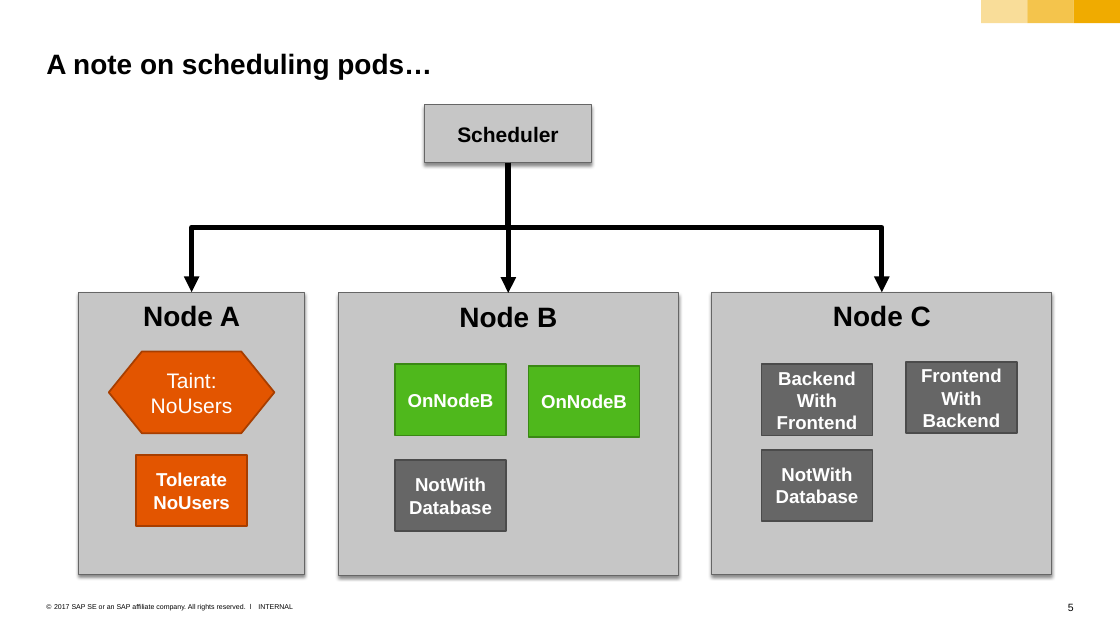
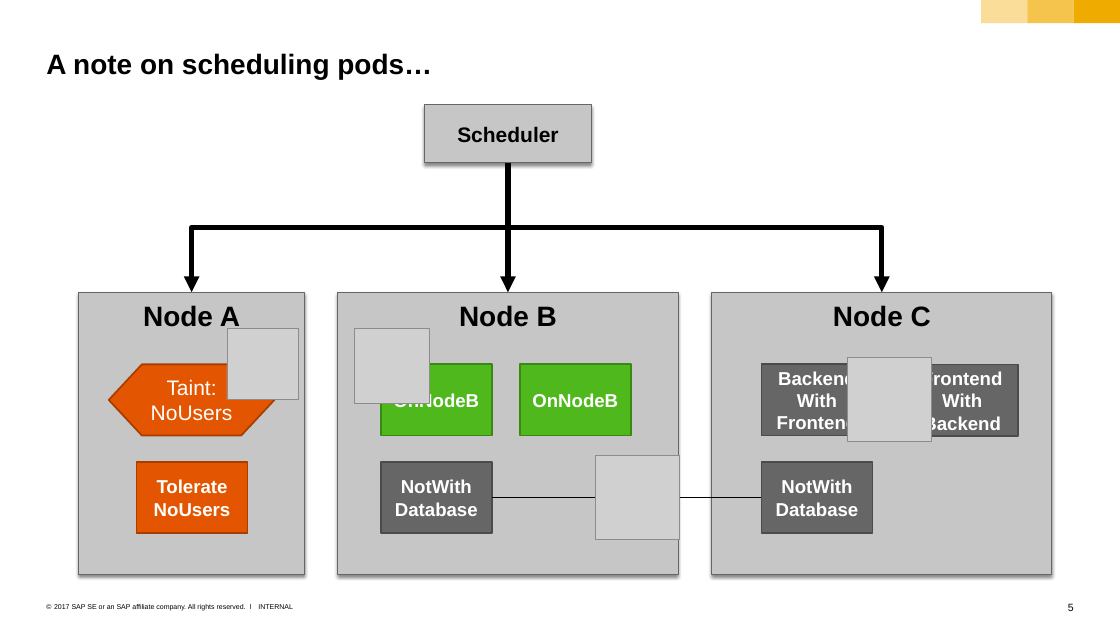
Before and after one commit to cuijiyao01/docker-k8s-training, a slide deck: slide 5 of kubernetes/11_3_morePods_Sheduling_and_Gardener.pptx. Drawn at 1120x630 pixels with LibreOffice and Linux fonts; fonts in the diff are those of the drawing; grey boxes stand for pictures. Boxes give left, top, right and bottom in pixels: in the first picture for what was removed or moved away, otherwise in the second. Text is boxed around its words. In the diff, an @@ line names an element or a change of style, - is before the commit and + after.

```diff
--- a/kubernetes/11_3_morePods_Sheduling_and_Gardener.pptx
+++ b/kubernetes/11_3_morePods_Sheduling_and_Gardener.pptx
@@ picture added at [227, 328, 298, 400] @@
@@ picture added at [354, 328, 430, 403] @@
@@ picture added at [847, 358, 931, 442] @@
@@ flow chart preparation "Taint: NoUsers": place and size @@
-flow chart preparation "Taint: NoUsers" at [109, 351, 275, 432]
+flow chart preparation "Taint: NoUsers" at [109, 364, 275, 436]
@@ rectangle "OnNodeB": place and size @@
-rectangle "OnNodeB" at [395, 364, 505, 436]
+rectangle "OnNodeB" at [380, 364, 491, 436]
@@ rectangle "OnNodeB": place and size @@
-rectangle "OnNodeB" at [528, 365, 639, 437]
+rectangle "OnNodeB" at [520, 364, 631, 436]
@@ rectangle "Tolerate NoUsers": place and size @@
-rectangle "Tolerate NoUsers" at [136, 455, 247, 526]
+rectangle "Tolerate NoUsers" at [137, 462, 248, 533]
@@ rectangle "NotWith Database": place and size @@
-rectangle "NotWith Database" at [395, 459, 505, 531]
+rectangle "NotWith Database" at [380, 462, 491, 533]
@@ picture added at [595, 455, 679, 539] @@
@@ rectangle "NotWith Database": place and size @@
-rectangle "NotWith Database" at [761, 449, 872, 521]
+rectangle "NotWith Database" at [761, 462, 872, 533]
@@ line added from (492, 497) to (761, 497), #000000 0.75 pt @@
```
Also in this commit, not shown: 3 other slides changed, 1 slide added.
